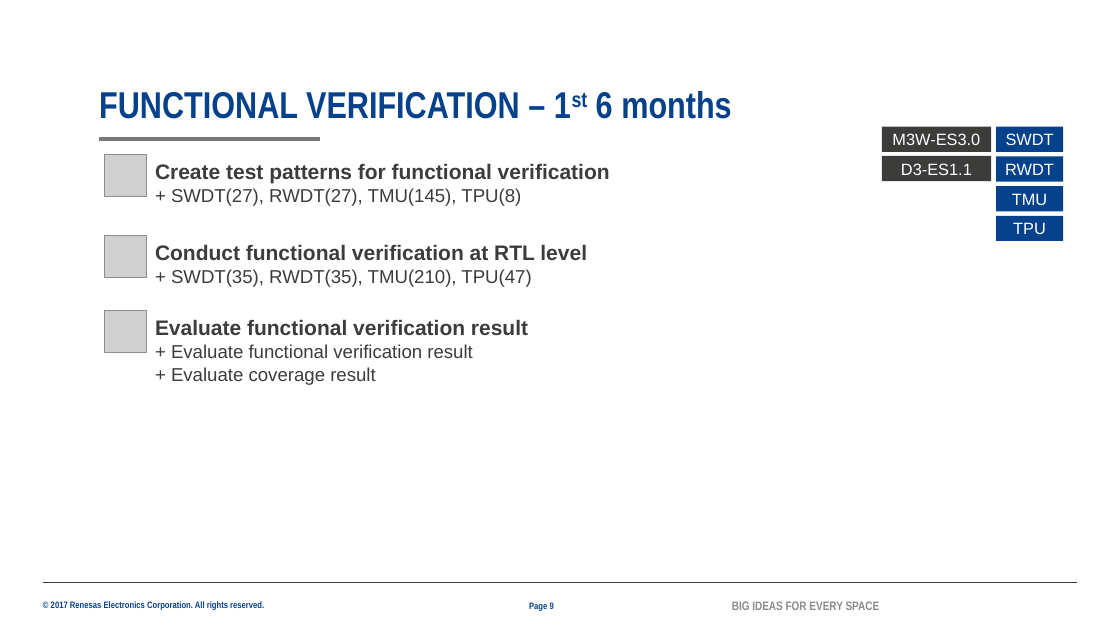
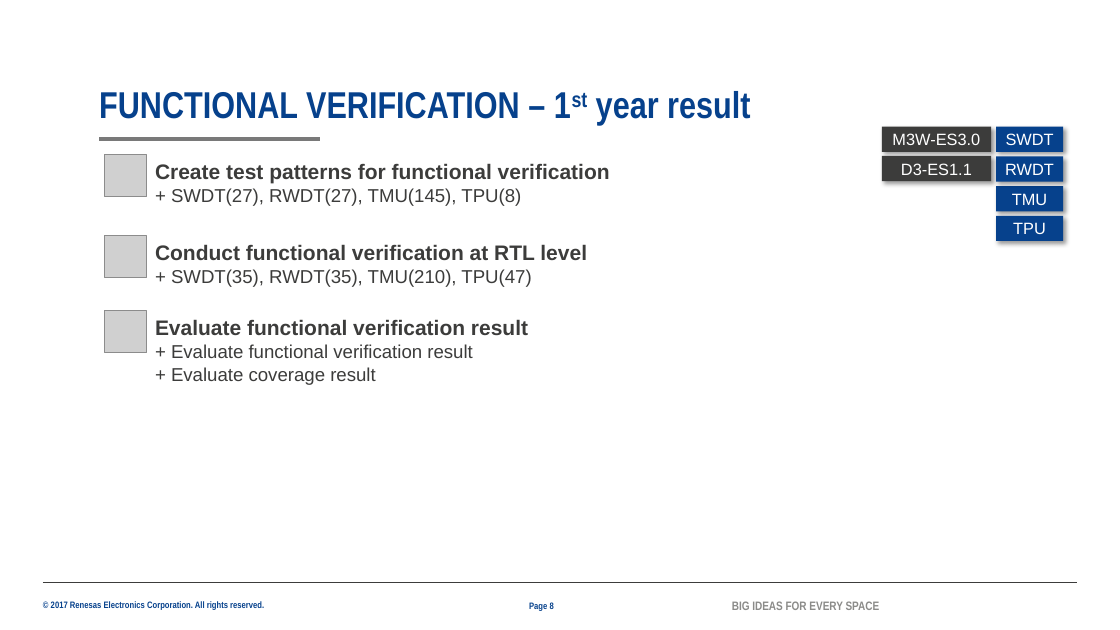
Before and after one commit to lesyhau/bridge, a slide deck: slide 8 of mms.pptx (slide 9 before the commit). Drawn at 1120x630 pixels with LibreOffice and Linux fonts; fonts in the diff are those of the drawing; grey boxes stand for pictures; background and template pictures are left out. Boxes give left, top, right and bottom in pixels: in the first picture for what was removed or moved away, otherwise in the second. Text is boxed around its words. In the diff, an @@ line names an element or a change of style, - is before the commit and + after.

```diff
--- a/mms.pptx
+++ b/mms.pptx
@@ title at box(99, 91, 750, 125): text changed @@
-FUNCTIONAL VERIFICATION – 1st 6 months
+FUNCTIONAL VERIFICATION – 1st year result
@@ shadow on in 6 elements at box(882, 127, 991, 152), box(882, 156, 991, 181), box(996, 127, 1064, 152), box(996, 187, 1064, 212), box(996, 156, 1064, 181), box(996, 216, 1064, 241) @@
```
Also in this commit, not shown: 8 other slides changed, 4 slides added, 2 slides removed.
